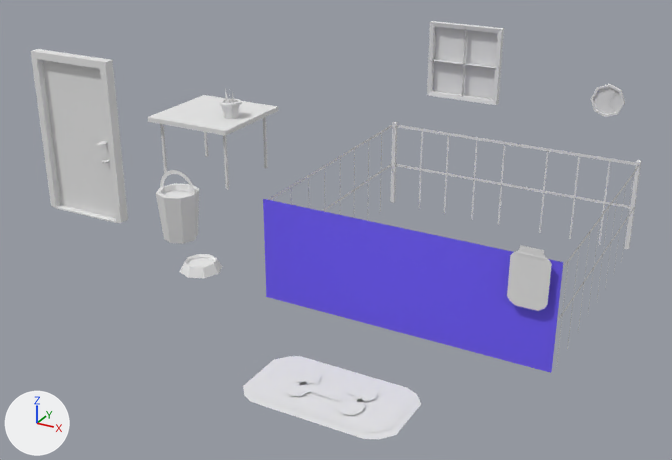
An edit to the Blender file asset_src/3d/misc.blend, drawn before and after from the same camera.
Both versions are drawn from a 50 mm lens placed at (7.58, -10.77, 6.12), pointed at (1.47, 0.34, 0.56). Arrows for +X, +Y and +Z are at lower left; the lights stay in place.

The scene before the commit, as lines of its bpy script (objects in view):
```python
ob_bowl = bpy.data.objects.new('bowl', me_cylinder)
ob_bowl.location = (-0.19, -0.8, 0.13)
ob_bowl.scale = (0.323, 0.323, -0.0695)
ob_bucket = bpy.data.objects.new('bucket', me_cylinder_008)
ob_bucket.location = (-1.17, 0.0, 0.41)
ob_bucket.scale = (0.342, 0.342, 0.396)
ob_clipboard = bpy.data.objects.new('clipboard', me_plane_002)
ob_clipboard.location = (4.85, -1.19, 1.24)
ob_clipboard.rotation_euler = (1.571, 1.571, 0.0)  # degrees (90, 90, 0)
ob_clipboard.scale = (1.09, 0.914, 1.09)
ob_door = bpy.data.objects.new('door', me_plane_001)
ob_door.location = (-3.12, 0.0, 1.39)
ob_door.rotation_euler = (1.571, 0.0, 0.0)  # degrees (90, 0, 0)
ob_door.scale = (0.782, 1.34, 1.34)
ob_kennel = bpy.data.objects.new('kennel', me_cube_001)
ob_kennel.location = (1.78, 1.02, 0.51)
ob_kennel.scale = (0.0601, 1.05, 0.506)
ob_mat = bpy.data.objects.new('mat', me_plane)
ob_mat.location = (3.11, -2.76, 0.0)
ob_mat.scale = (1.0, 0.841, 1.0)
ob_plant = bpy.data.objects.new('plant', me_cylinder_002)
ob_plant.location = (-1.98, 2.66, 1.28)
ob_plant.scale = (0.112, 0.112, 0.112)
ob_table = bpy.data.objects.new('table', me_cube)
ob_table.location = (-2.45, 2.79, 1.16)
ob_table.scale = (0.86, 0.86, 0.121)
ob_window = bpy.data.objects.new('window', me_cube_002)
ob_window.location = (2.34, 2.93, 2.62)
ob_window.rotation_euler = (1.571, 0.0, 0.0)  # degrees (90, 0, 0)
ob_window.scale = (0.594, 0.594, 0.0834)
# also in view: 'clock' at (4.38, 4.14, 1.99)
```
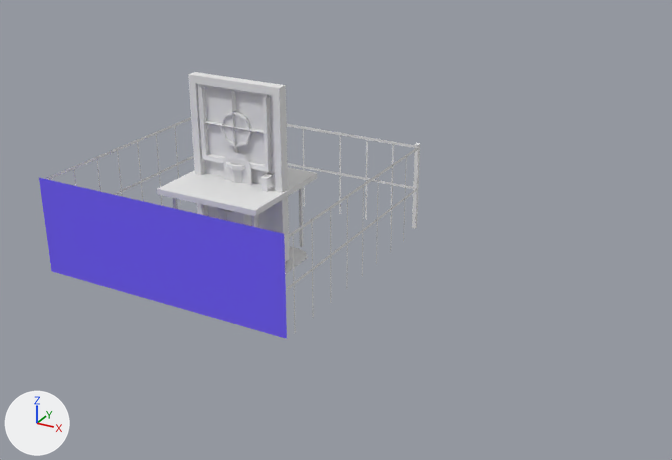
Pixel boxes [x1, y1, x2, y2] of what changed, in the pictures (672 x 460 px):
'kennel', moved: before [263, 122, 641, 373]; after [39, 117, 420, 339]
'door', moved: before [31, 49, 128, 223]; after [188, 72, 290, 262]
'mat', moved: before [243, 356, 421, 439]; after [285, 246, 308, 274]
'table', moved: before [148, 95, 278, 190]; after [157, 167, 317, 247]
'window', moved: before [427, 21, 504, 105]; after [197, 84, 272, 172]
'clipboard', moved: before [507, 245, 552, 311]; after [223, 151, 252, 185]
'bucket', moved: before [156, 170, 199, 244]; after [217, 208, 259, 228]
'clock', moved: before [591, 84, 625, 117]; after [220, 111, 252, 148]
'plant', moved: before [219, 88, 241, 119]; after [226, 162, 245, 183]

What the commit changed:
Object 'window' (ob_window) moves from (2.34, 2.93, 2.62) to (-0.02, -0.04, 2.04).
Object 'clipboard' (ob_clipboard) moves from (4.85, -1.19, 1.24) to (0.0, -0.06, 1.24).
Object 'plant' (ob_plant) moves from (-1.98, 2.66, 1.28) to (0.0, 0.03, 1.28).
Object 'table' (ob_table) moves from (-2.45, 2.79, 1.16) to (0.0, 0.0, 1.16).
Object 'door' (ob_door) moves from (-3.12, 0.0, 1.39) to (0.03, 0.0, 1.39).
Object 'bucket' (ob_bucket) moves from (-1.17, 0.0, 0.41) to (0.0, 0.0, 0.41).
Object 'mat' (ob_mat) moves from (3.11, -2.76, 0.0) to (-0.01, -0.01, 0.0).
Object 'kennel' (ob_kennel) moves from (1.78, 1.02, 0.51) to (-1.43, 0.18, 0.51).
Object 'clock' (ob_clock) moves from (4.68, 4.15, 1.99) to (0.29, 0.0, 1.99).
